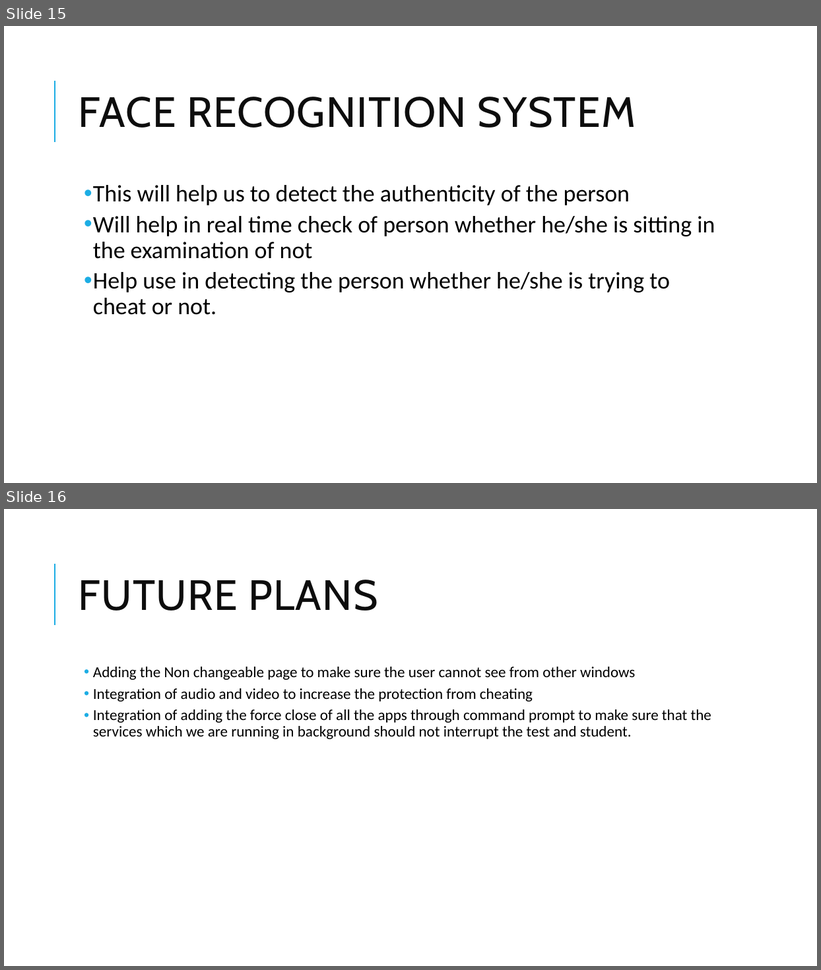
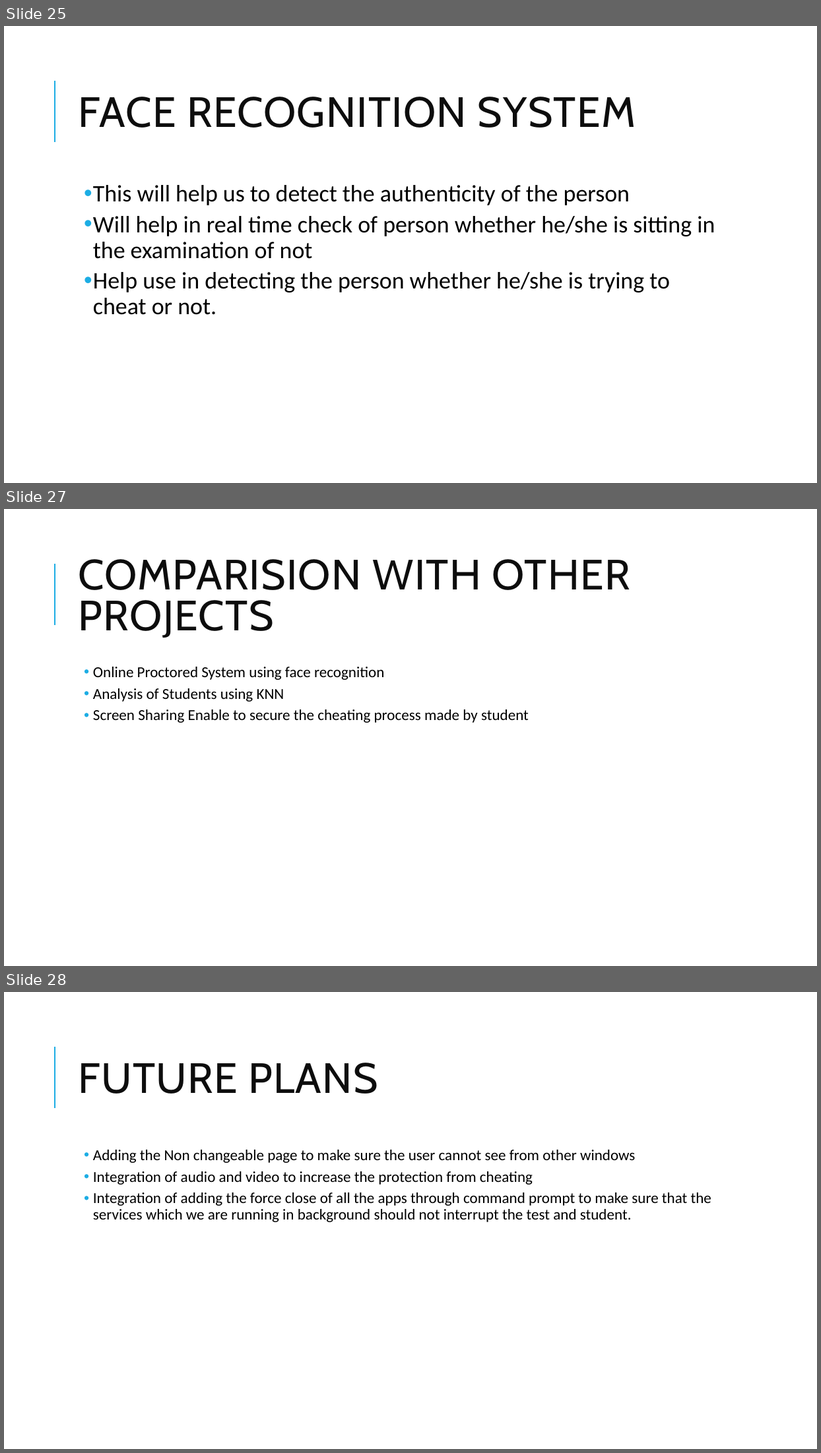
Before and after one commit to adarshdwivedi123/projectchecking, a slide deck: Project Presentation.pptx. Shown one above the other, each under a label of ours: slides 15 and 16 before the commit, slides 25, 27 and 28 after it; the slides between them are not shown. The pictures are 821x970 and 821x1453 pixels, drawn with LibreOffice and Linux fonts; fonts in the diff are those of the drawing. Boxes give left, top, right and bottom in pixels: in the first picture for what was removed or moved away, otherwise in the second. Text is boxed around its words. In the diff, an @@ line names an element or a change of style, - is before the commit and + after.

```diff
--- a/Project Presentation.pptx
+++ b/Project Presentation.pptx
@@ slide 27 added at [4, 509, 817, 966], background #FFFFFF; not listed: 1 template element that a slide beside it also shows @@
@@ title added at [79, 559, 630, 638], 50 pt, text #0D0D0D @@
+COMPARISION WITH OTHER PROJECTS
@@ text added at [93, 667, 529, 723], 18 pt, text #000000 @@
+  • Online Proctored System using face recognition
+  • Analysis of Students using KNN
+  • Screen Sharing Enable to secure the cheating process made by student
@@ what was slide 15 is now slide 25 @@
@@ what was slide 16 is now slide 28 @@
```
Also in this commit, not shown: 1 slide changed, 11 other slides added, 1 other file.
